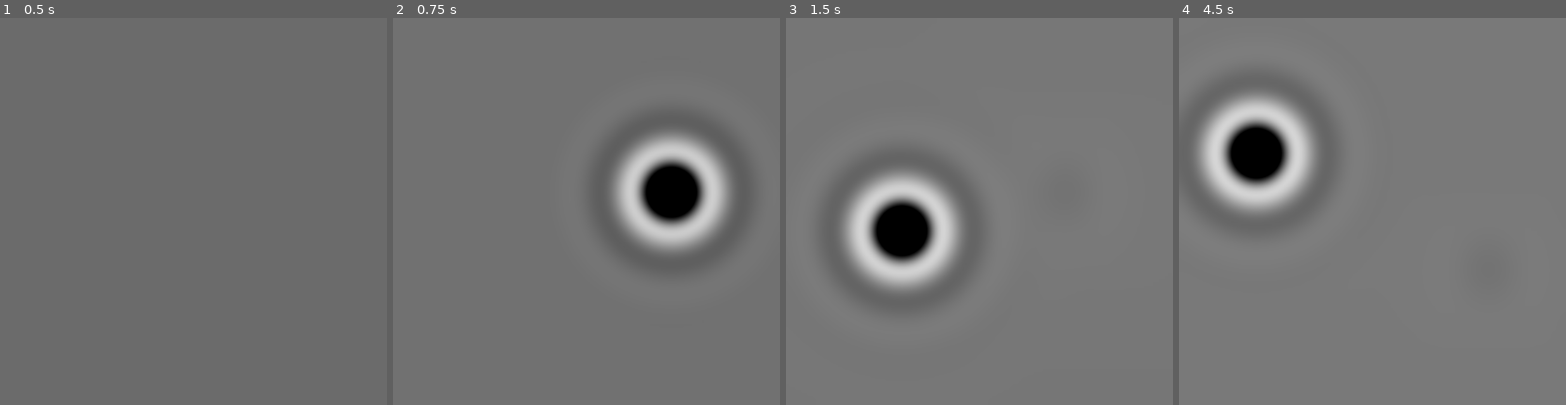
Above: before the commit, frames 1-4 (left to right).
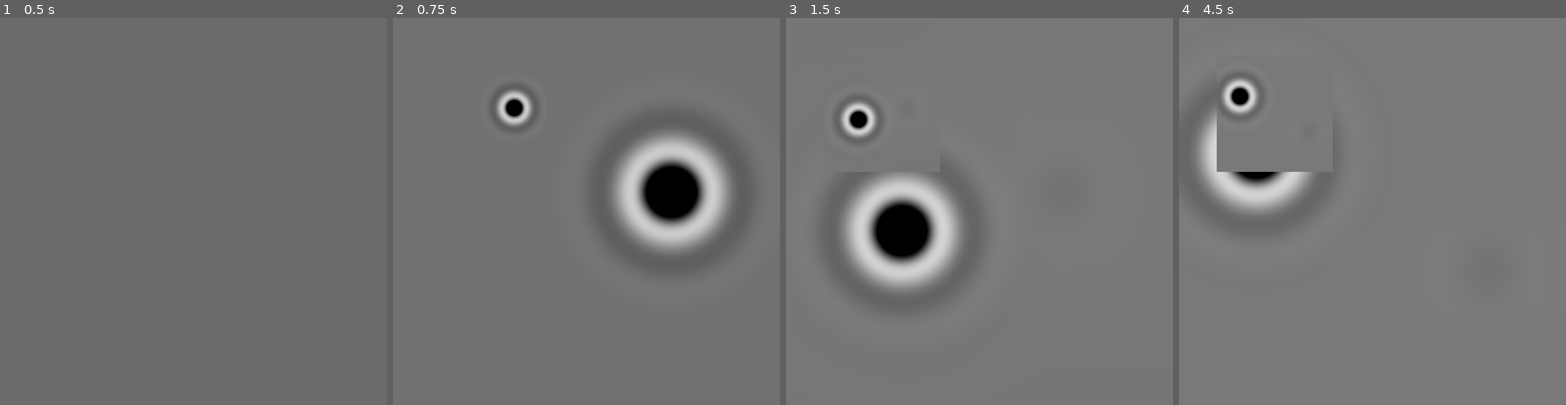
Above: after the commit, the same moments.

Repository: notapixelstudio/simulation-shader
Game: Godot game, scene res://Main.tscn
Two runs of this game, one before a commit and one after it. Both use one fixed random seed, a clock stepped at 60 frames per second and the inputs below.
Inputs (mouse positions are in pixels of both pictures, inside the frame that each line leads up to):
- Up to frame 1 (0.5 s): no input
- Up to frame 2 (0.75 s): tap Enter at 0.5 s; move the mouse to (671, 192) at 0.52 s; click (671, 192) at 0.67 s
- Up to frame 3 (1.5 s): move the mouse to (902, 230) at 1.27 s; click (902, 230) at 1.42 s
- Up to frame 4 (4.5 s): move the mouse to (1411, 126) at 2.02 s; click (1411, 126) at 2.17 s; move the mouse to (1353, 288) at 2.77 s; click (1353, 288) at 2.92 s; move the mouse to (1488, 269) at 3.52 s; click (1488, 269) at 3.67 s; move the mouse to (1256, 153) at 4.27 s; click (1256, 153) at 4.42 s

Frame 1 is identical in both runs. In frame 2, 0.6% of the frame differs, in the area x 27-36%, y 18-28%; in frame 3, 0.6%; in frame 4, 4.3%, in the area x 9-35%, y 15-40%.

Commit message:
Sprite texturing example

Diff:
--- a/Main.gd
+++ b/Main.gd
@@ -9,8 +9,9 @@
 	$Simulation.set_shader_param("width", size.x)
 	$Simulation.set_shader_param("height", size.y)
 
-	# render the simulation in the TextureRect
+	# render the simulation both in the TextureRect and the Sprite
 	$TextureRect.texture = $Simulation.get_texture()
+	$Sprite.texture = $Simulation.get_texture()
 
 func _process(delta):
 	# tell the mouse coordinates to the simulation shader
--- a/Main.tscn
+++ b/Main.tscn
@@ -20,5 +20,10 @@
 "_edit_use_anchors_": false
 }
 
+[node name="Sprite" type="Sprite" parent="."]
+position = Vector2( 100, 100 )
+scale = Vector2( 0.3, 0.3 )
+centered = false
+
 [node name="Simulation" parent="." instance=ExtResource( 1 )]
 shader = ExtResource( 3 )
